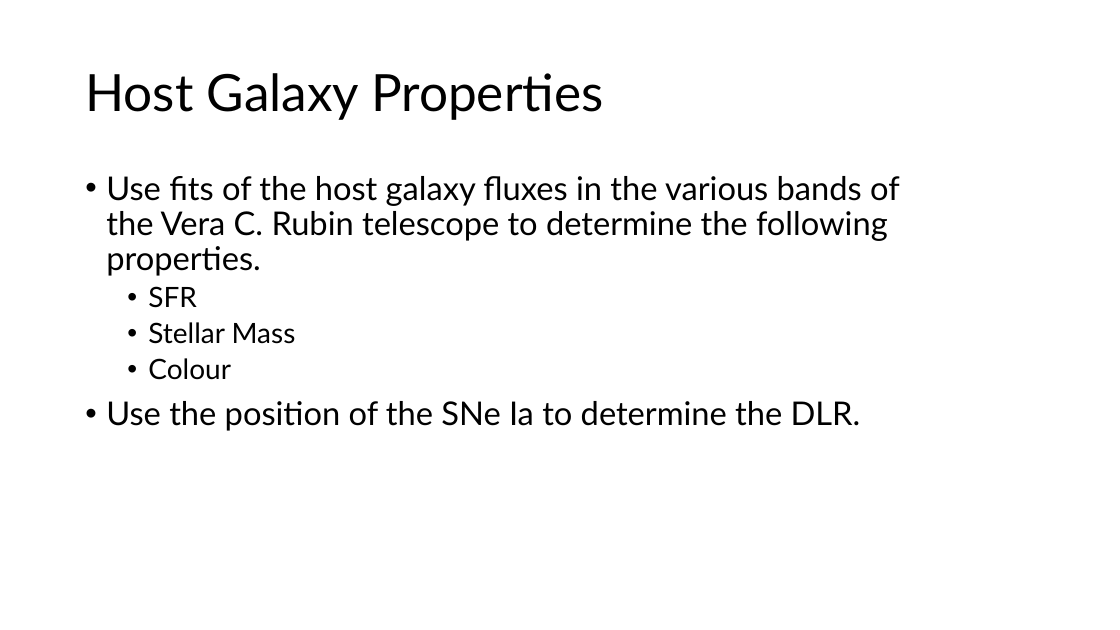
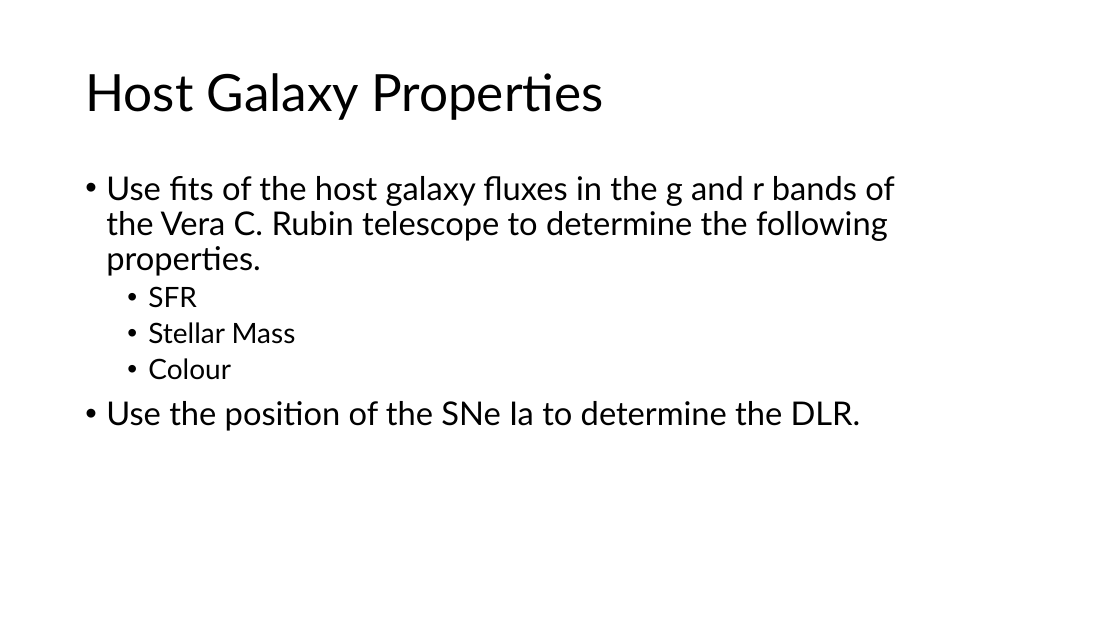
Before and after one commit to Webd0g/Honours_Project, a slide deck: slide 8 of Oral_presentation/Oral_Presentation.pptx. Drawn at 1120x630 pixels with LibreOffice and Linux fonts; fonts in the diff are those of the drawing; background and template pictures are left out. Boxes give left, top, right and bottom in pixels: in the first picture for what was removed or moved away, otherwise in the second. Text is boxed around its words. In the diff, an @@ line names an element or a change of style, - is before the commit and + after.

```diff
--- a/Oral_presentation/Oral_Presentation.pptx
+++ b/Oral_presentation/Oral_Presentation.pptx
@@ text at bbox=[106, 176, 895, 276]: text changed @@
-• Use fits of the host galaxy fluxes in the various bands of the Vera C. Rubin telescope to determine the following properties.
+• Use fits of the host galaxy fluxes in the g and r bands of the Vera C. Rubin telescope to determine the following properties.
```
Also in this commit, not shown: 2 other slides changed, 6 other files.
